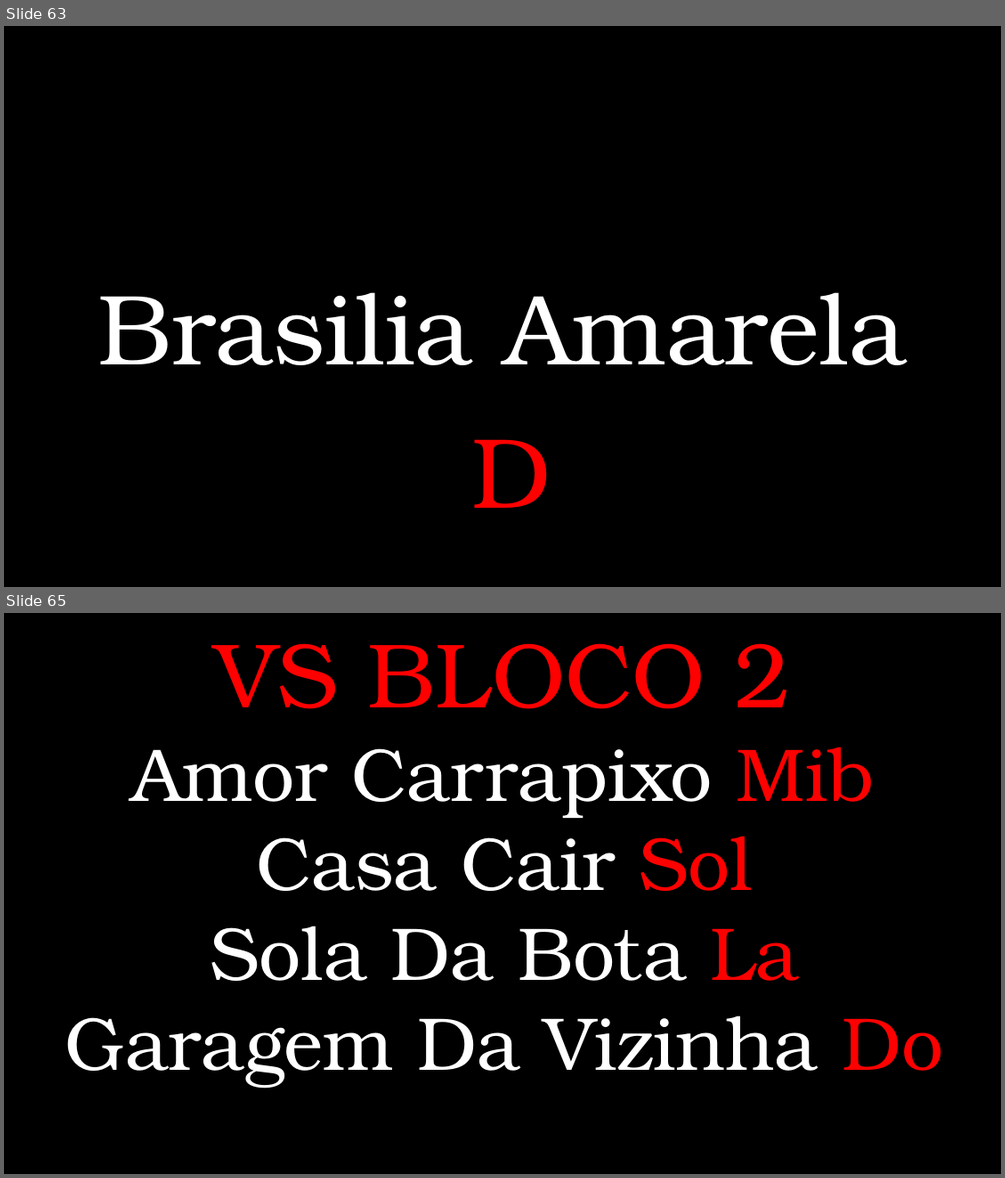
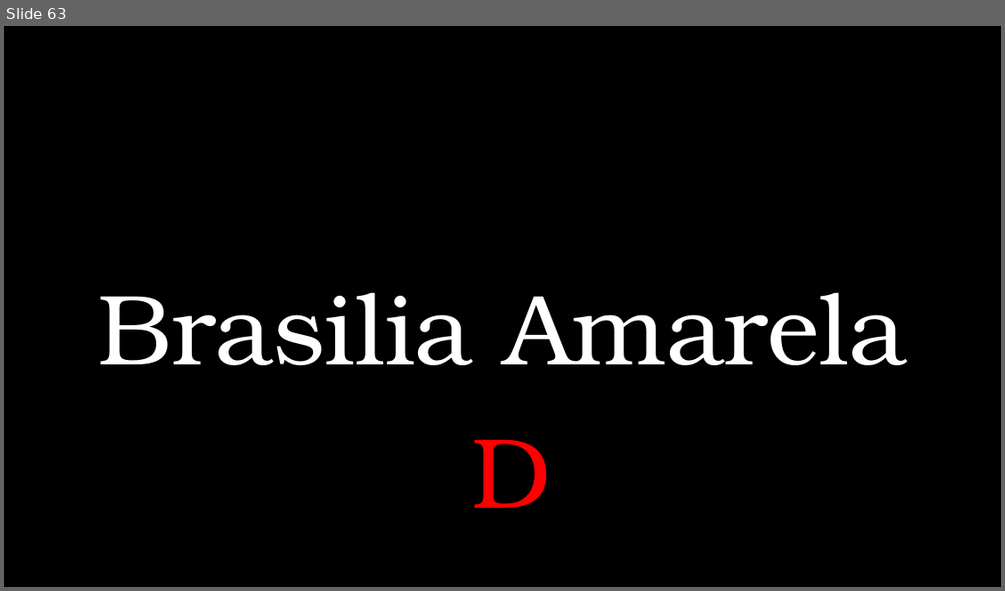
Before and after one commit to ArthurPiratuba/vs-rota, a slide deck: REPERTÓRIO/Repertório Rota do Chopp.pptx. Shown one above the other, each under a label of ours: slides 63 and 65 before the commit, slide 63 after it; the slides between them are not shown. The pictures are 1005x1178 and 1005x591 pixels, drawn with LibreOffice and Linux fonts; fonts in the diff are those of the drawing; background and template pictures are left out. Boxes give left, top, right and bottom in pixels: in the first picture for what was removed or moved away, otherwise in the second. Text is boxed around its words. In the diff, an @@ line names an element or a change of style, - is before the commit and + after.

```diff
--- a/REPERTÓRIO/Repertório Rota do Chopp.pptx
+++ b/REPERTÓRIO/Repertório Rota do Chopp.pptx
@@ slide 65 removed at <box>4,613,1001,1174</box>, background picture (left out) @@
@@ text removed at <box>65,643,943,1087</box> @@
-VS BLOCO 2
-Amor Carrapixo Mib
-Casa Cair Sol
-Sola Da Bota La
-Garagem Da Vizinha Do
```
Also in this commit, not shown: 32 other slides removed, 10 other files.
